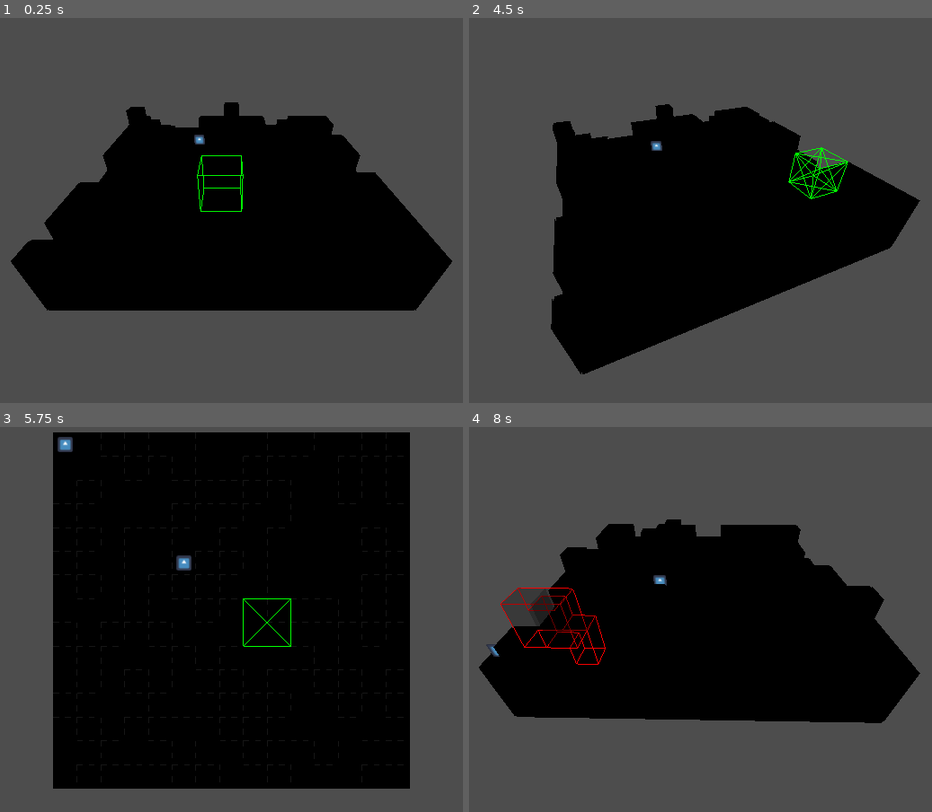
Above: before the commit, frames 1-4 (two rows, left to right).
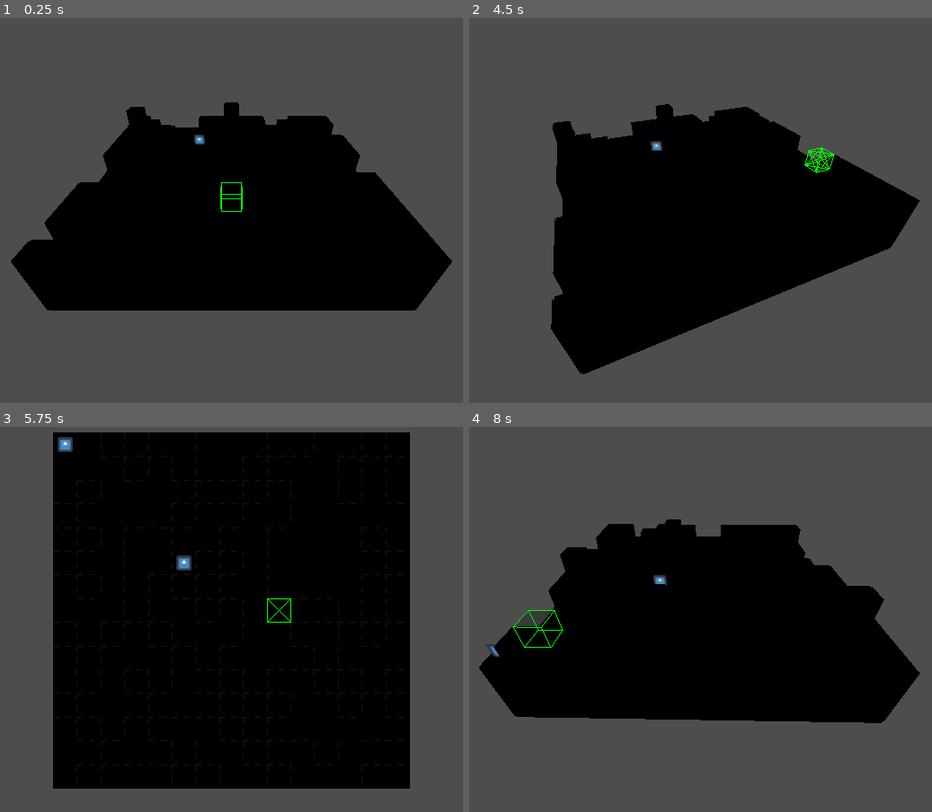
Above: after the commit, the same moments.

Repository: Nalooff/TSG
Game: Godot game, scene res://General/world.tscn
Same seed, same stepped clock (60 frames per second), same inputs: the game is played once before the commit and once after it. The engine's default icon, where the game draws it, is replaced by a stand-in: a white triangle on a blue panel in a dark square.
Inputs (mouse positions are in pixels of both pictures, inside the frame that each line leads up to):
- Up to frame 1 (0.25 s): no input
- Up to frame 2 (4.5 s): tap Enter (change_view) at 0.5, 1.35 s; move the mouse to (857, 179) at 0.52 s; hold Right (rotate_right) 0.53-1.28 s; hold V (change_mode) 0.53-1.28 s; tap Space at 1.25 s; move the mouse to (556, 222) at 1.27 s; hold Left (rotate_left) 1.28-2.03 s; move the mouse to (774, 114) at 2.02 s; press the mouse at (774, 114) at 2.03 s; hold Right (rotate_right) 2.03-3.53 s; move the mouse to (663, 283) at 2.77 s; release the mouse at (663, 283) at 2.78 s; tap Middle mouse button (rotate_cam) at 2.85 s; move the mouse to (918, 260) at 3.52 s; hold B (switch_build_mode) 3.53-4.28 s; hold Left (rotate_left) from 3.53 s (still down); move the mouse to (482, 141) at 4.27 s; tap V (change_mode) at 4.35 s
- Up to frame 3 (5.75 s): keep holding Left (rotate_left); move the mouse to (268, 611) at 5.02 s; hold Enter (change_view) from 5.03 s (still down)
- Up to frame 4 (8 s): move the mouse to (594, 511) at 5.77 s; release Left (rotate_left) at 5.78 s; release Enter (change_view) at 5.78 s; hold Right (rotate_right) from 5.78 s (still down); click (594, 511) at 5.85 s; tap Space at 6.5 s; move the mouse to (857, 588) at 6.52 s; hold Middle mouse button (rotate_cam) 6.53-7.28 s; tap Enter (change_view) at 7.25 s; move the mouse to (556, 631) at 7.27 s; tap B (switch_build_mode) at 7.35 s

The runs differ from the first frame. In frame 1, 0.2% of the frame differs, in the area x 42-53%, y 35-51%; in frame 2, 0.5%; in frame 3, 0.1%; in frame 4, 0.7%, in the area x 6-30%, y 41-62%.

Commit message:
small change

Diff:
--- a/General/world.tscn
+++ b/General/world.tscn
@@ -19,9 +19,7 @@
 [node name="Grid" parent="." instance=ExtResource("2_csvx7")]
 
 [node name="BlockPreview" parent="Grid" index="1"]
-conform_to_terrain = true
 preview_enabled = true
-preview_size = Vector3i(2, 2, 2)
 
 [node name="UnitManager" parent="." instance=ExtResource("3_86bl5")]
 
--- a/UnitManagment/preview_movement.gd
+++ b/UnitManagment/preview_movement.gd
@@ -7,13 +7,13 @@
 var _reachable: Dictionary = {}
 var _hovered_tile: Vector2i = Vector2i(-1, -1)
 
-@export_category("Highlight Customization")
+@export_group("Highlight Customization")
 @export var highlight_color: Color = Color(0.2, 0.6, 1.0, 0.1)
 @export_custom(PROPERTY_HINT_LINK, "") var highlight_size: Vector2 = Vector2(GData.CELL_SIZE-0.05, GData.CELL_SIZE-0.05)
 @export var custom_highlight_material: Material = null
 
-@export_category("Path Preview")
-@export var snake_color: Color = Color(1.0, 0.75, 0.15)
+@export_group("Path Preview")
+@export var snake_color: Color = Color(0.2, 0.9, 0.9)
 @export var tube_radius: float = 0.18
 @export var head_radius: float = 0.45
 @export var head_length: float = 0.8
